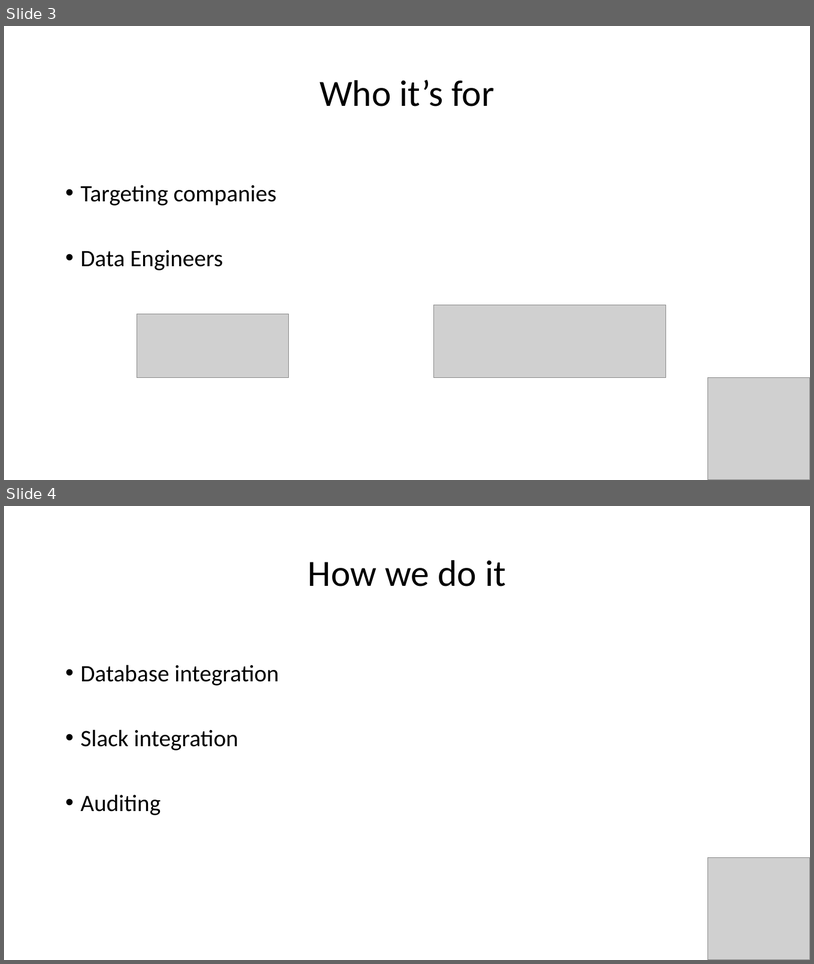
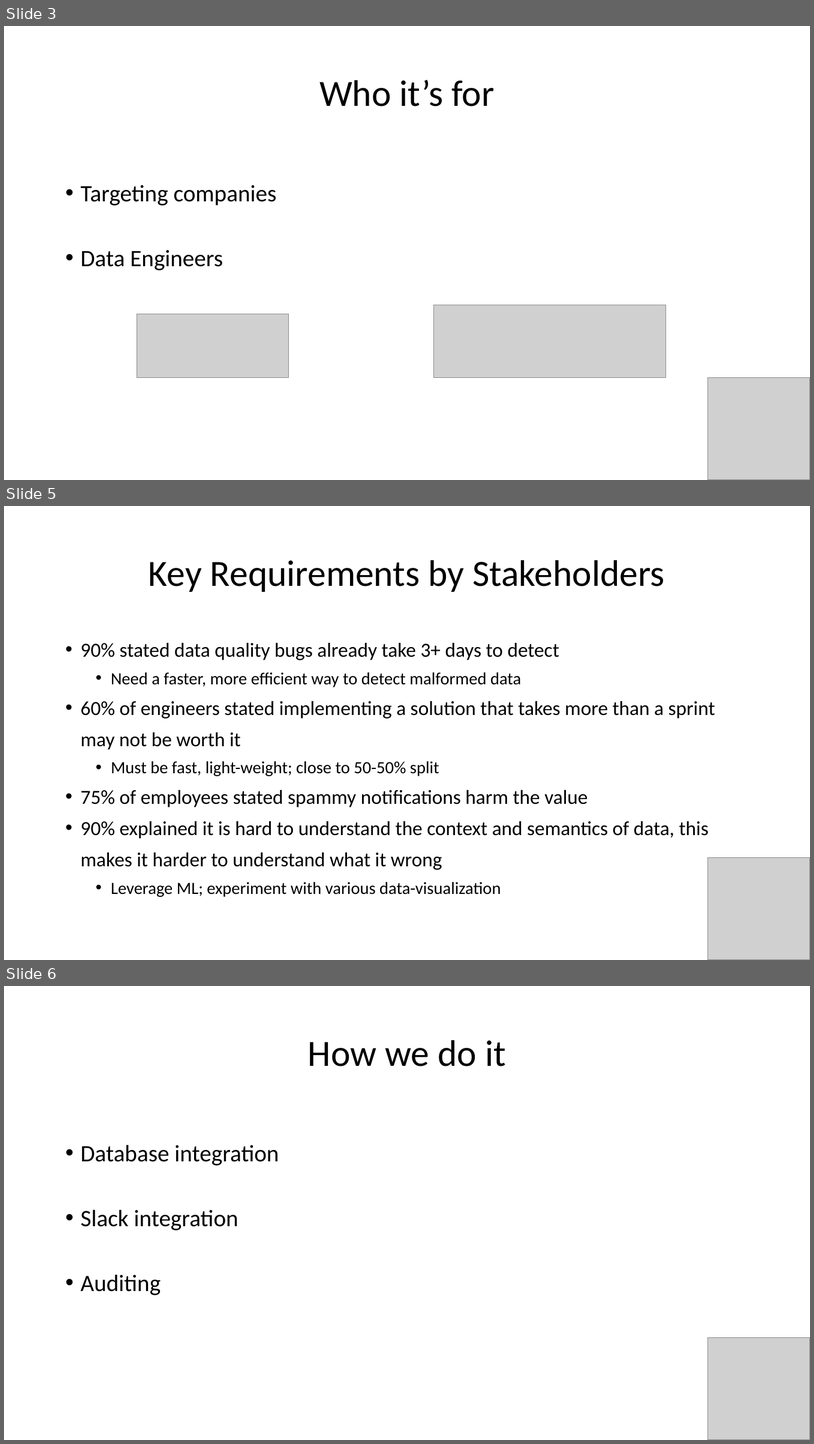
Before and after one commit to havess/daudit, a slide deck: midterm_presentation.pptx. Shown one above the other, each under a label of ours: slides 3 and 4 before the commit, slides 3, 5 and 6 after it; the slides between them are not shown. The pictures are 814x964 and 814x1444 pixels, drawn with LibreOffice and Linux fonts; fonts in the diff are those of the drawing; grey boxes stand for pictures. Boxes give left, top, right and bottom in pixels: in the first picture for what was removed or moved away, otherwise in the second. Text is boxed around its words. In the diff, an @@ line names an element or a change of style, - is before the commit and + after.

Commit message:
Update stakeholder slide.

```diff
--- a/midterm_presentation.pptx
+++ b/midterm_presentation.pptx
@@ slide 5 added at bbox=[4, 506, 810, 960], background #FFFFFF @@
@@ title added at bbox=[149, 560, 665, 592], 44 pt, text #000000 @@
+Key Requirements by Stakeholders
@@ text added at bbox=[81, 643, 716, 897], 23.8 pt, text #000000 @@
+• 90% stated data quality bugs already take 3+ days to detect
+  • Need a faster, more efficient way to detect malformed data
+• 60% of engineers stated implementing a solution that takes more than a sprint may not be worth it
+  • Must be fast, light-weight; close to 50-50% split
+• 75% of employees stated spammy notifications harm the value
+• 90% explained it is hard to understand the context and semantics of data, this makes it harder to understand what it wrong
+  • Leverage ML; experiment with various data-visualization
@@ picture added at bbox=[708, 858, 810, 960] @@
@@ what was slide 4 is now slide 6 @@
```
Also in this commit, not shown: 1 other slide added.
